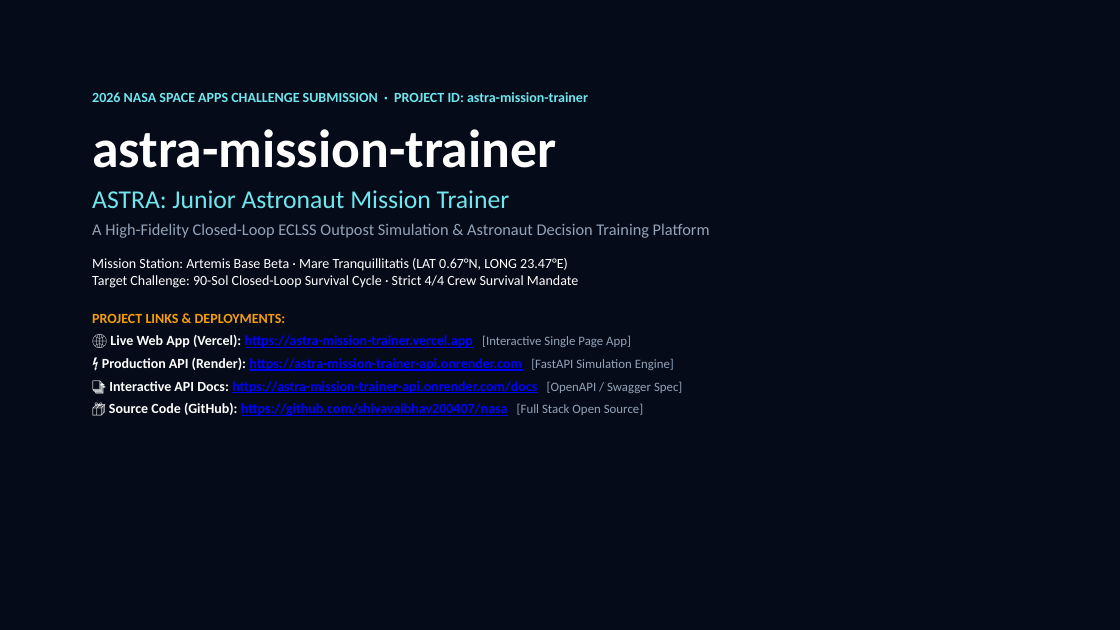
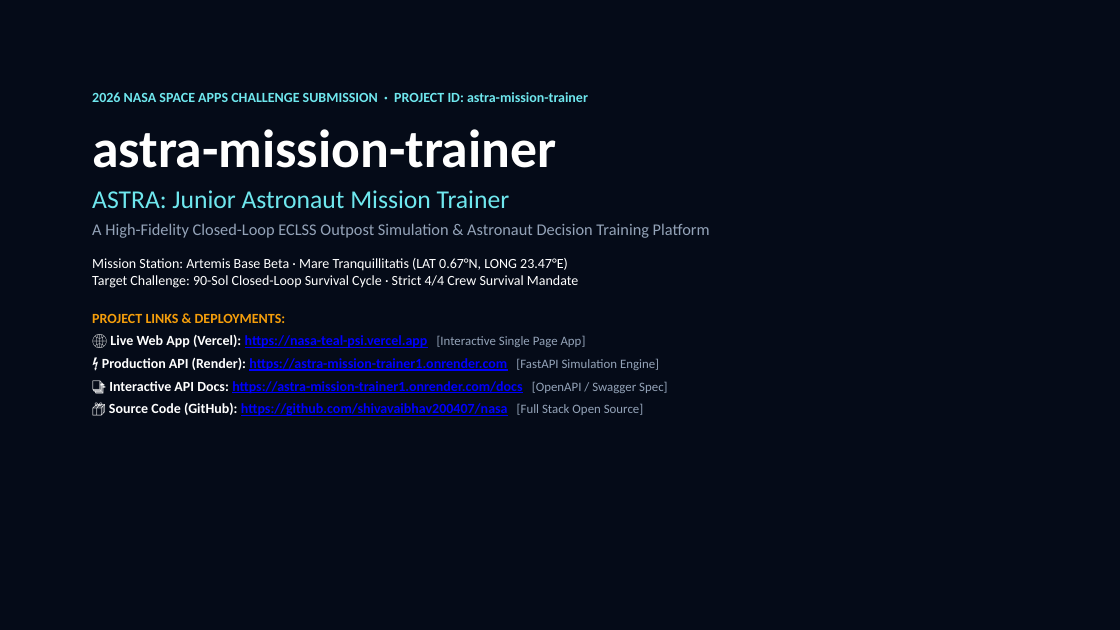
Before and after one commit to shivavaibhav200407/nasa, a slide deck: slide 1 of ASTRA_NASA_SpaceApps_Presentation.pptx. Drawn at 1120x630 pixels with LibreOffice and Linux fonts; fonts in the diff are those of the drawing. Boxes give left, top, right and bottom in pixels: in the first picture for what was removed or moved away, otherwise in the second. Text is boxed around its words. In the diff, an @@ line names an element or a change of style, - is before the commit and + after.

Commit message:
chore: configure production deployment URLs, Vercel API proxy, and presentation links

```diff
--- a/ASTRA_NASA_SpaceApps_Presentation.pptx
+++ b/ASTRA_NASA_SpaceApps_Presentation.pptx
@@ text at (102,335,667,394): text changed @@
-🌐 Live Web App (Vercel): https://astra-mission-trainer.vercel.app [Interactive Single Page App]
-⚡ Production API (Render): https://astra-mission-trainer-api.onrender.com [FastAPI Simulation Engine]
-📑 Interactive API Docs: https://astra-mission-trainer-api.onrender.com/docs [OpenAPI / Swagger Spec]
+🌐 Live Web App (Vercel): https://nasa-teal-psi.vercel.app [Interactive Single Page App]
+⚡ Production API (Render): https://astra-mission-trainer1.onrender.com [FastAPI Simulation Engine]
+📑 Interactive API Docs: https://astra-mission-trainer1.onrender.com/docs [OpenAPI / Swagger Spec]
```
Also in this commit, not shown: 1 other slide changed, 6 other files.
